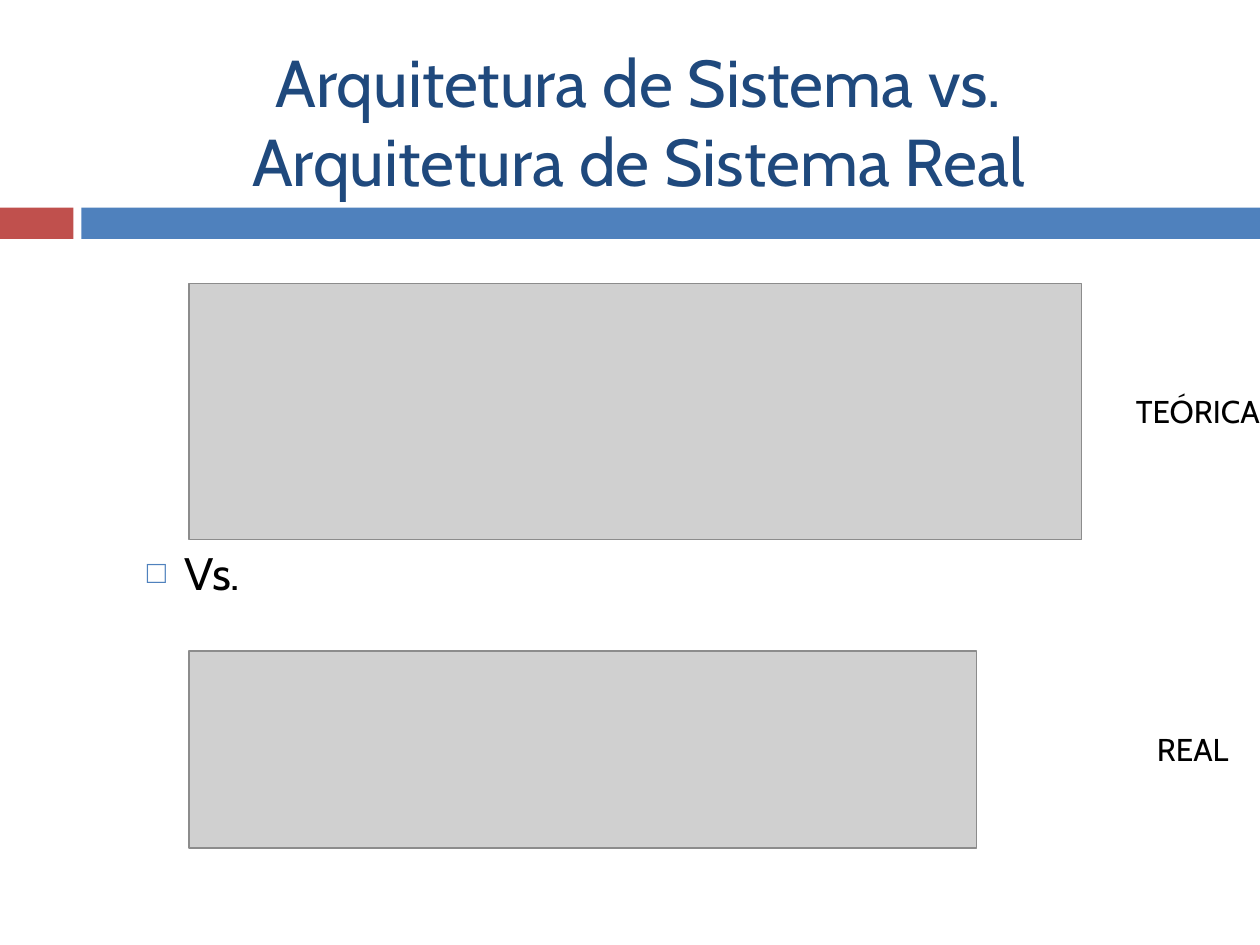
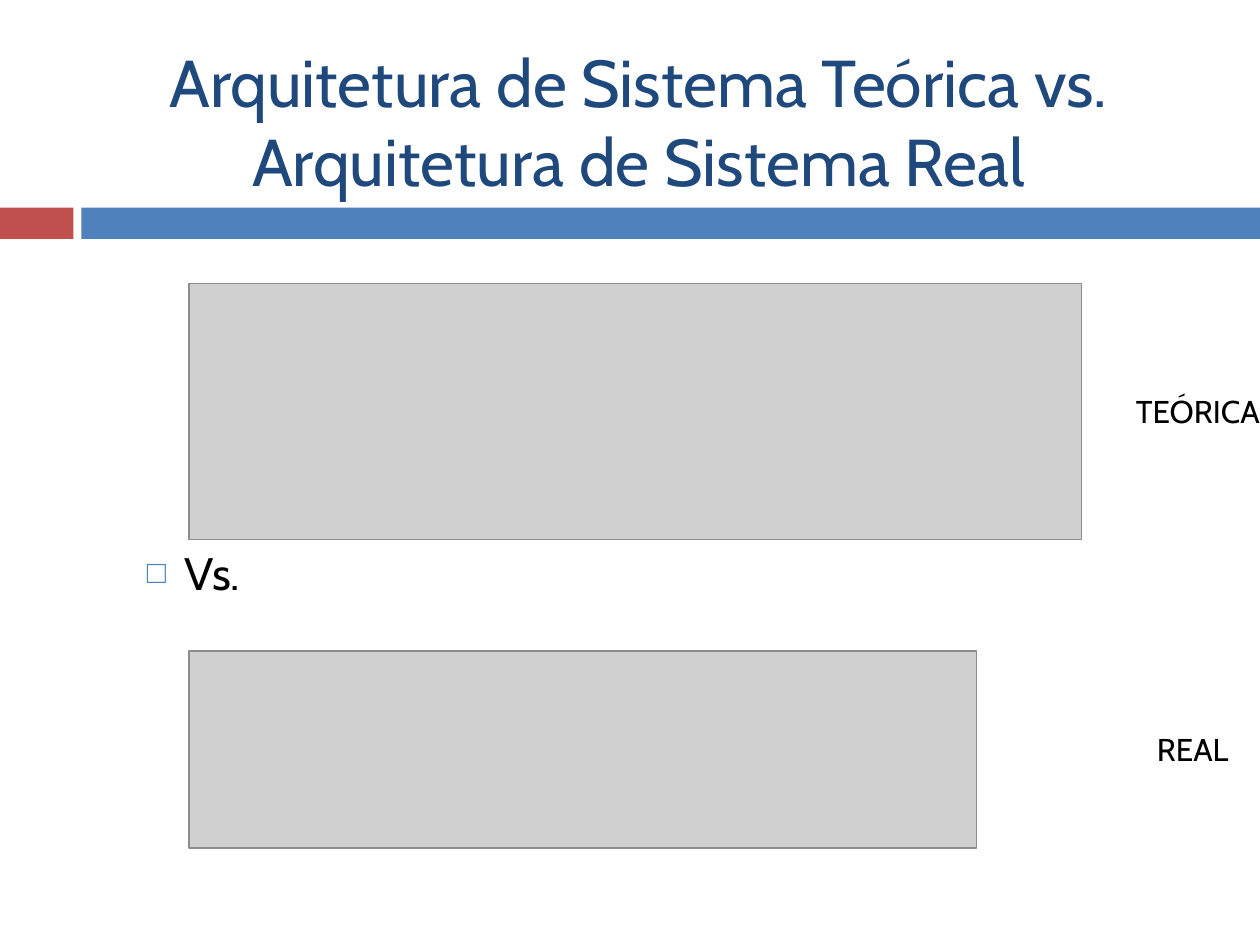
Before and after one commit to 1150285/NodeJs, a slide deck: slide 3 of documents/T2_Restify.pptx. Drawn at 1260x945 pixels with LibreOffice and Linux fonts; fonts in the diff are those of the drawing; grey boxes stand for pictures. Boxes give left, top, right and bottom in pixels: in the first picture for what was removed or moved away, otherwise in the second. Text is boxed around its words. In the diff, an @@ line names an element or a change of style, - is before the commit and + after.

```diff
--- a/documents/T2_Restify.pptx
+++ b/documents/T2_Restify.pptx
@@ title at <box>169,57,1107,201</box>: text changed @@
-Arquitetura de Sistema vs.
-Arquitetura de Sistema Real
+Arquitetura de Sistema Teórica vs.
+Arquitetura de Sistema Real
```
Also in this commit, not shown: 1 other slide changed, 1 other file.
